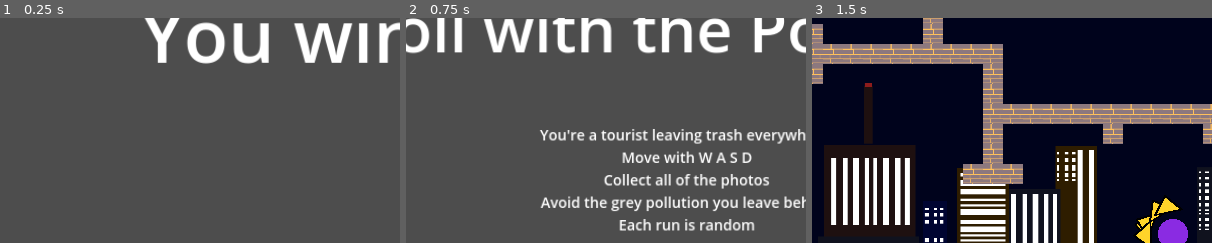
Above: before the commit, frames 1-3 (left to right).
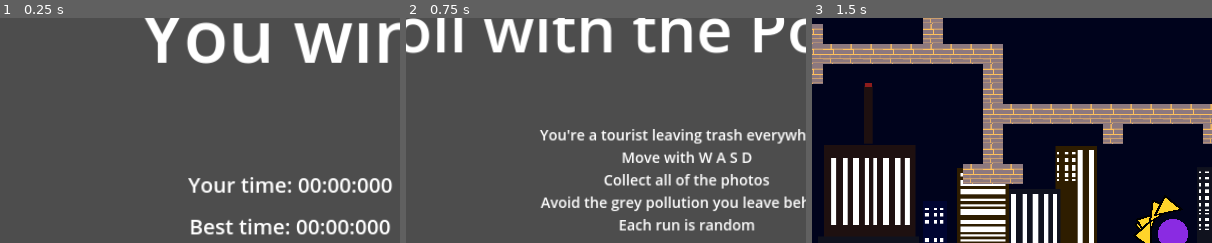
Above: after the commit, the same moments.

Repository: RainbowAsteroids/roll-with-the-pollution
Game: Godot game, scene res://UI/VictoryScreen.tscn
Two runs of this game, one before a commit and one after it. Both use one fixed random seed, a clock stepped at 60 frames per second and the inputs below. This scene is started directly instead of the project's main scene.
Inputs:
- Up to frame 1 (0.25 s): no input
- Up to frame 2 (0.75 s): click "Main Menu" at 0.5 s
- Up to frame 3 (1.5 s): click "Play" at 1.25 s
The pictures show only the part of the screen within x 15-65%, y 12-62%; the shares and areas given below are measured in that part.

The runs differ from the first frame. In frame 1, 3.6% of the frame differs, in the area x 47-98%, y 70-97%; in frame 2, nothing differs; in frame 3, nothing differs.

Commit message:
fix #12

Diff:
--- /dev/null
+++ b/Singletons/RunTimeManager.gd
@@ -0,0 +1,55 @@
+extends Node
+
+const best_time_file_path := "user://best-time.dat"
+var best_time_file: FileAccess
+
+var _last_time := 0.0
+var last_time: float:
+    get: return _last_time
+    set(v):
+        _last_time = v
+        best_time = v
+
+var _best_time := 0.0
+var best_time: float:
+    get: return _best_time
+    set(v):
+        if _best_time > v or _best_time == 0.0:
+            _best_time = v
+
+            best_time_file.seek(0)
+            best_time_file.store_float(v)
+            best_time_file.flush()
+
+func _ready():
+    if FileAccess.file_exists(best_time_file_path):
+        var file := FileAccess.open(best_time_file_path, FileAccess.READ)
+
+        var _best_time = file.get_float()
+
+        file.close()
+    best_time_file = FileAccess.open(best_time_file_path, FileAccess.WRITE)
+    if best_time != 0.0:
+        best_time_file.seek(0)
+        best_time_file.store_float(best_time)
+        best_time_file.flush()
+
+func format_number(n: int, size: int) -> String:
+    var result := str(n)
+
+    while (result.length() < size):
+        result = "0" + result
+
+    return result
+
+func format_time(time: float) -> String:
+    # MM:SS:MS
+    var minutes := (time / 60) as int
+    var seconds := (time as int) % 60
+    var millis := ((time - floor(time)) * 1000) as int
+
+    return "{m}:{s}:{ms}".format({
+        "m": format_number(minutes, 2),
+        "s": format_number(seconds, 2),
+        "ms": format_number(millis, 3)
+    })
--- /dev/null
+++ b/UI/BestTimeLabel.gd
@@ -0,0 +1,4 @@
+extends Label
+
+func _ready():
+    text = "Best time: %s" % RunTimeManager.format_time(RunTimeManager.best_time)
--- /dev/null
+++ b/UI/BestTimeMainMenu.gd
@@ -0,0 +1,6 @@
+extends Label
+
+func _ready():
+    if RunTimeManager.best_time != 0.0:
+        text = "Best time: %s" % RunTimeManager.format_time(RunTimeManager.best_time)
+        visible = true
--- /dev/null
+++ b/UI/LastTimeLabel.gd
@@ -0,0 +1,4 @@
+extends Label
+
+func _ready():
+    text = "Your time: %s" % RunTimeManager.format_time(RunTimeManager.last_time)
--- a/UI/MainMenu.tscn
+++ b/UI/MainMenu.tscn
@@ -1,6 +1,7 @@
-[gd_scene load_steps=2 format=3 uid="uid://dknx4tt6k37ia"]
+[gd_scene load_steps=3 format=3 uid="uid://dknx4tt6k37ia"]
 
 [ext_resource type="Script" path="res://UI/MainMenu.gd" id="1_idrly"]
+[ext_resource type="Script" path="res://UI/BestTimeMainMenu.gd" id="2_u11qi"]
 
 [node name="MainMenu" type="MarginContainer"]
 offset_right = 1920.0
@@ -68,12 +69,13 @@
 theme_override_font_sizes/font_size = 75
 text = " Play "
 
-[node name="Label7" type="Label" parent="VBoxContainer"]
+[node name="BestTimeMainMenu" type="Label" parent="VBoxContainer"]
 visible = false
 layout_mode = 2
 theme_override_font_sizes/font_size = 35
 text = "Best time: 00:00:00"
 horizontal_alignment = 1
+script = ExtResource("2_u11qi")
 
 [node name="QuitGame" type="Button" parent="VBoxContainer"]
 layout_mode = 2
--- a/UI/VictoryScreen.tscn
+++ b/UI/VictoryScreen.tscn
@@ -1,6 +1,8 @@
-[gd_scene load_steps=2 format=3 uid="uid://qj5k2sfxc0kg"]
+[gd_scene load_steps=4 format=3 uid="uid://qj5k2sfxc0kg"]
 
 [ext_resource type="Script" path="res://UI/VictoryScreen.gd" id="1_hwoff"]
+[ext_resource type="Script" path="res://UI/LastTimeLabel.gd" id="2_v6pbj"]
+[ext_resource type="Script" path="res://UI/BestTimeLabel.gd" id="3_58jem"]
 
 [node name="VictoryScreen" type="MarginContainer"]
 offset_right = 1920.0
@@ -25,19 +27,19 @@
 layout_mode = 2
 size_flags_vertical = 3
 
-[node name="Label2" type="Label" parent="VBoxContainer"]
-visible = false
+[node name="LastTimeLabel" type="Label" parent="VBoxContainer"]
 layout_mode = 2
 theme_override_font_sizes/font_size = 50
 text = "Your time: 00:00:00"
 horizontal_alignment = 1
+script = ExtResource("2_v6pbj")
 
-[node name="Label3" type="Label" parent="VBoxContainer"]
-visible = false
+[node name="BestTimeLabel" type="Label" parent="VBoxContainer"]
 layout_mode = 2
 theme_override_font_sizes/font_size = 50
 text = "Best time: 00:00:00"
 horizontal_alignment = 1
+script = ExtResource("3_58jem")
 
 [node name="Expansion2" type="Control" parent="VBoxContainer"]
 layout_mode = 2
--- a/World/World.gd
+++ b/World/World.gd
@@ -4,6 +4,7 @@
 
 var collectable_pairs: Array[CollectablePairing] = []
 @onready var camera: Camera2D = $Player/Camera2D
+@onready var start_time := Time.get_ticks_msec() as float
 
 class CollectablePairing:
     var arrow: Sprite2D
@@ -52,4 +53,6 @@
     get_tree().change_scene_to_file("res://UI/DeathScreen.tscn")
 
 func _on_player_win():
+    var end_time = Time.get_ticks_msec() as float
+    RunTimeManager.last_time = (end_time - start_time) / 1000
     get_tree().change_scene_to_file("res://UI/VictoryScreen.tscn")
--- a/project.godot
+++ b/project.godot
@@ -18,6 +18,7 @@
 [autoload]
 
 GlobalConstants="*res://Singletons/GlobalConstants.gd"
+RunTimeManager="*res://Singletons/RunTimeManager.gd"
 
 [display]
 
